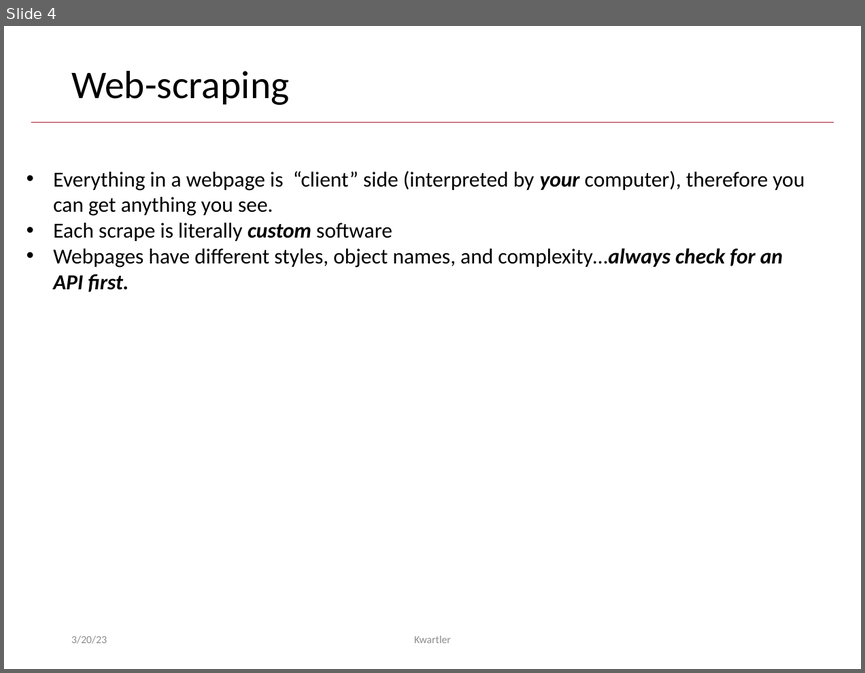
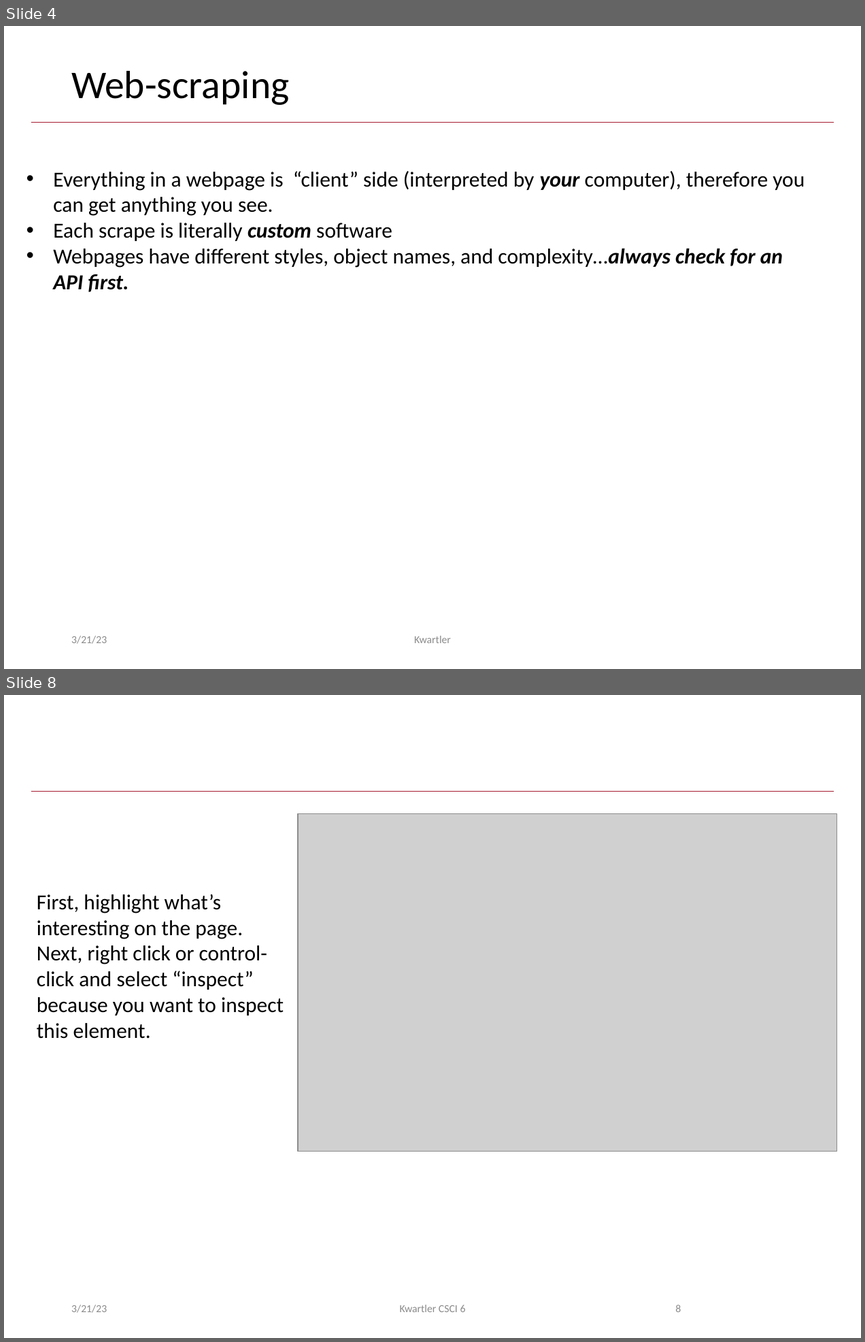
Before and after one commit to kwartler/Hult_Visualizing-Analyzing-Data-with-R, a slide deck: DD1/H_Mar21/C_webscraping.pptx. Shown one above the other, each under a label of ours: slide 4 before the commit, slides 4 and 8 after it; the slides between them are not shown. The pictures are 865x673 and 865x1342 pixels, drawn with LibreOffice and Linux fonts; fonts in the diff are those of the drawing; grey boxes stand for pictures. Boxes give left, top, right and bottom in pixels: in the first picture for what was removed or moved away, otherwise in the second. Text is boxed around its words. In the diff, an @@ line names an element or a change of style, - is before the commit and + after.

```diff
--- a/DD1/H_Mar21/C_webscraping.pptx
+++ b/DD1/H_Mar21/C_webscraping.pptx
@@ slide 8 added at (4,695,861,1338), background #FFFFFF; not listed: 1 template element that a slide beside it also shows @@
@@ picture added at (298,814,837,1151) @@
@@ text added at (37,894,283,1038), 18 pt, text #000000 @@
+First, highlight what’s interesting on the page.
+Next, right click or control-click and select “inspect” because you want to inspect this element.
@@ text added at (71,1304,107,1312), 9 pt, text #8C8C8C @@
+3/21/23
@@ text added at (400,1304,466,1312), 9 pt, text #8C8C8C @@
+Kwartler CSCI 6
@@ page number added at (675,1304,681,1312), 9 pt, text #8C8C8C @@
+8
@@ slide 4 changed as well @@
@@ text at (71,635,107,643): text changed @@
-3/20/23
+3/21/23
```
Also in this commit, not shown: 3 other slides changed, 10 other slides added, 2 slides removed, 5 other files.
